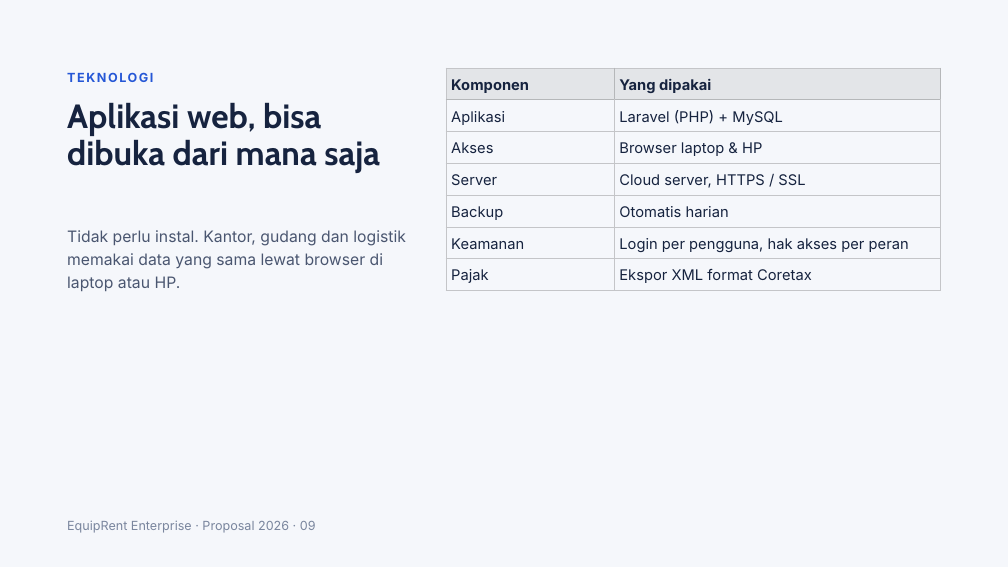
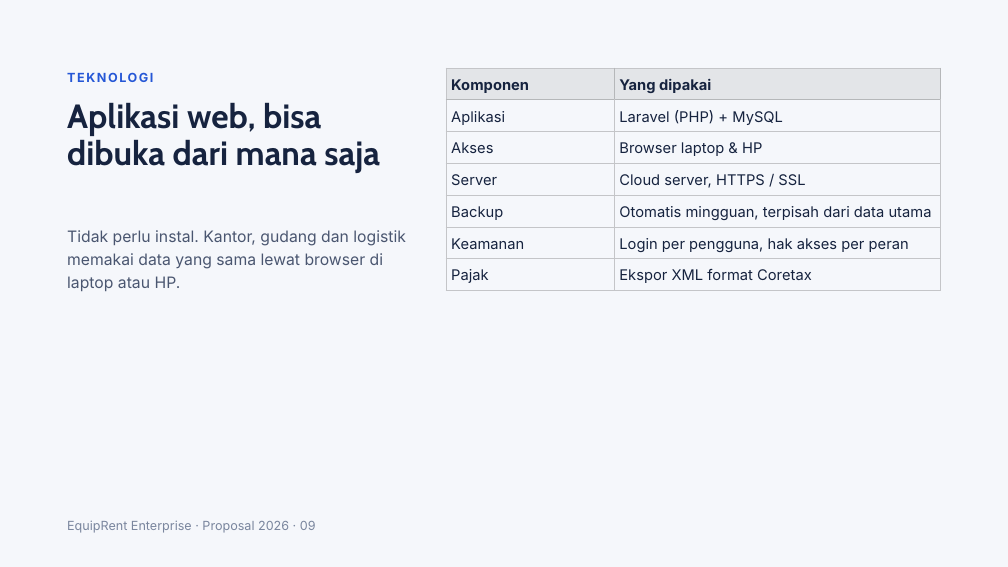
Before and after one commit to erziealdrian02/tkn-rent-revamp, a slide deck: slide 9 of equiprent-enterprise/excel/Proposal EquipRent Enterprise.pptx. Drawn at 1008x567 pixels with LibreOffice and Linux fonts; fonts in the diff are those of the drawing. Boxes give left, top, right and bottom in pixels: in the first picture for what was removed or moved away, otherwise in the second. Text is boxed around its words. In the diff, an @@ line names an element or a change of style, - is before the commit and + after.

```diff
--- a/equiprent-enterprise/excel/Proposal EquipRent Enterprise.pptx
+++ b/equiprent-enterprise/excel/Proposal EquipRent Enterprise.pptx
@@ table at (x1=446, y1=68, x2=941, y2=290) @@
-row 5, column 2: Otomatis harian
+row 5, column 2: Otomatis mingguan, terpisah dari data utama
```
Also in this commit, not shown: 8 other slides changed, 2 other files.
